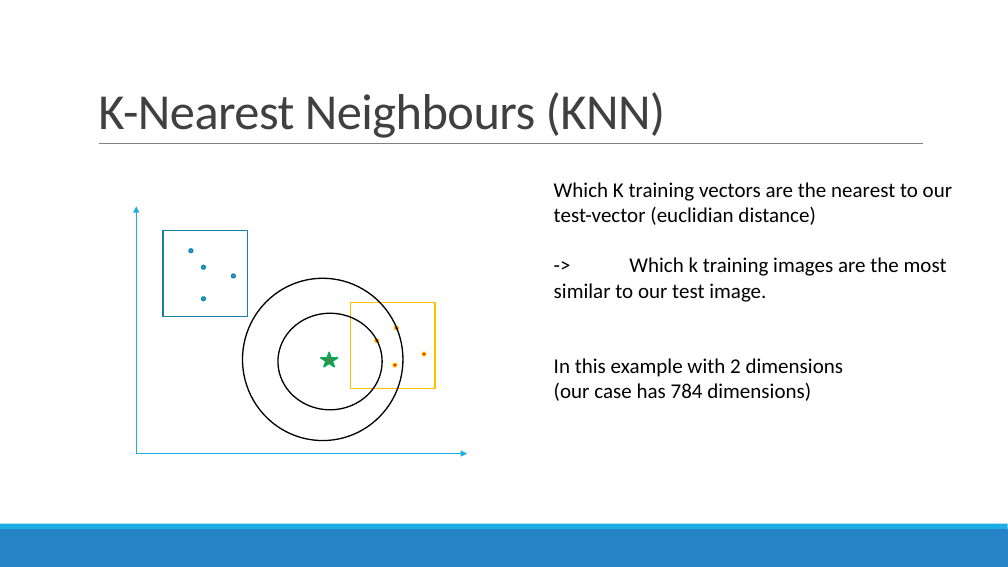
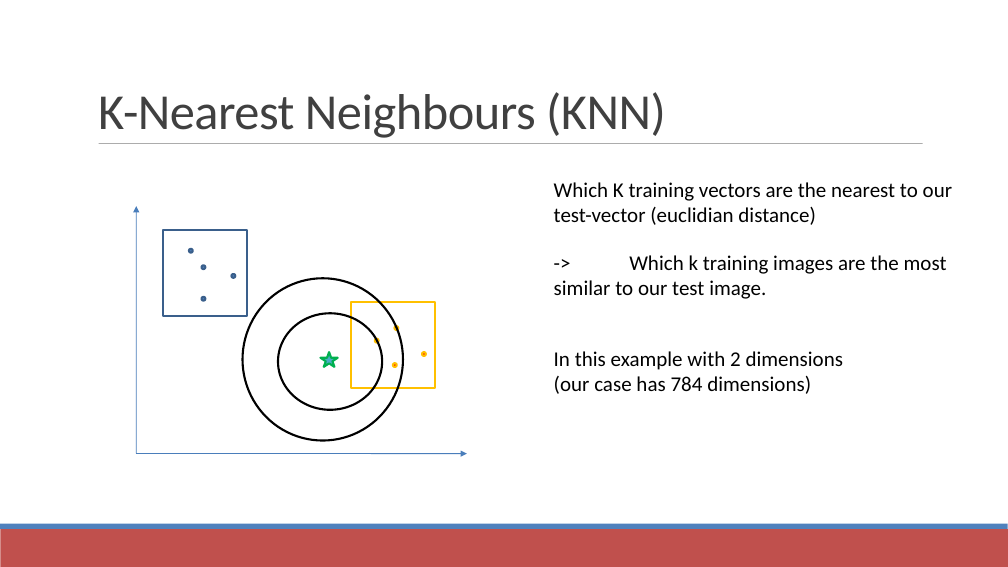
Before and after one commit to datascience-mobi/project-03-group-01, a slide deck: slide 4 of Vortrag1.pptx. Drawn at 1008x567 pixels with LibreOffice and Linux fonts; fonts in the diff are those of the drawing. Boxes give left, top, right and bottom in pixels: in the first picture for what was removed or moved away, otherwise in the second. Text is boxed around its words. In the diff, an @@ line names an element or a change of style, - is before the commit and + after.

```diff
--- a/Vortrag1.pptx
+++ b/Vortrag1.pptx
@@ line (99, 144) - (923, 144): stroke #808080 0.5 pt to #808080 0.51 pt @@
@@ text "Which K training vectors are ..." rewrapped from box(554, 182, 952, 401) to box(554, 182, 952, 394) @@
@@ arrow removed from (136, 454) to (136, 206) @@
@@ freeform shape added at box(136, 206, 136, 454), outline #4B7EBC 0.75 pt @@
@@ rectangle at box(163, 231, 247, 317): outline #1580A9 1.25 pt to #3A5F8C 2 pt @@
@@ fill #1CADE4 to #4F81BD; outline #1580A9 1.25 pt to #3A5F8C 2 pt in 4 elements at box(189, 249, 193, 253), box(202, 297, 206, 301), box(202, 265, 206, 269), box(231, 274, 235, 278) @@
@@ ellipse at box(243, 278, 403, 441): outline #000000 1.25 pt to #000000 2 pt @@
@@ ellipse at box(278, 313, 383, 410): outline #000000 1.25 pt to #000000 2 pt @@
@@ rectangle at box(351, 302, 435, 389): outline #FFC000 1.25 pt to #FFC000 2 pt @@
@@ star at box(321, 352, 338, 368): fill #3E8853 to #4BACC6; outline #00B050 1.25 pt to #00B050 2 pt; proportions changed @@
@@ ellipse at box(422, 352, 426, 356): outline #FFC000 1.25 pt to #FFC000 2 pt @@
@@ arrow removed from (136, 454) to (467, 454) @@
@@ freeform shape added at box(136, 454, 467, 454), outline #4B7EBC 0.75 pt @@
@@ rectangle at box(0, 529, 1008, 567): fill #2683C6 to #C0504D @@
@@ rectangle at box(0, 524, 1008, 529): fill #1CADE4 to #4F81BD @@
```
Also in this commit, not shown: 8 other slides changed.
